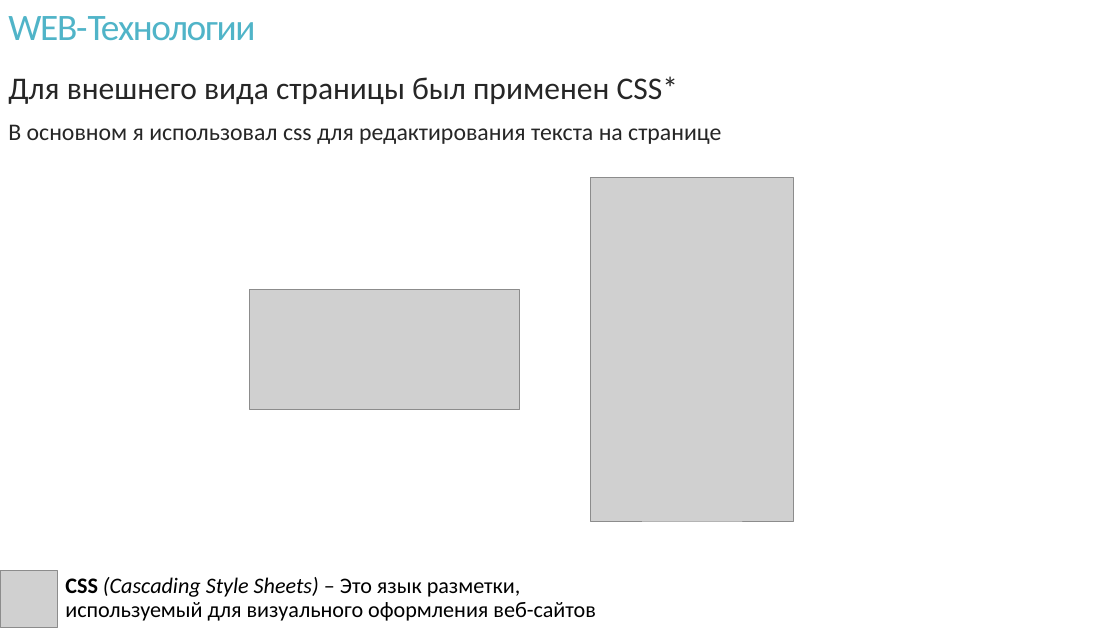
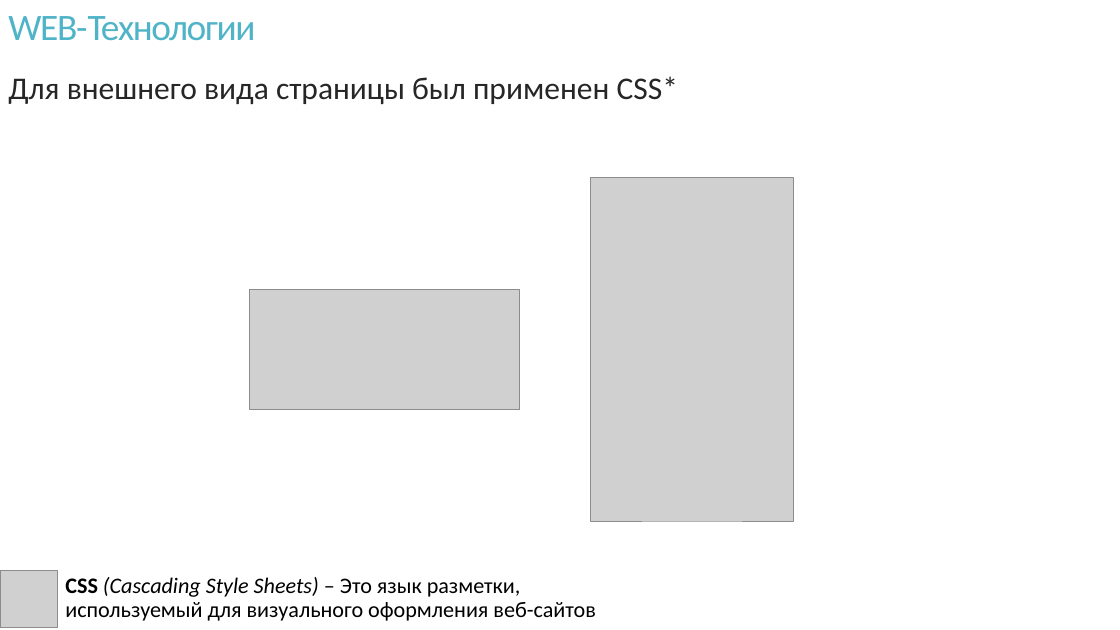
Before and after one commit to VladPetrov3/School_Project_EGE, a slide deck: slide 9 of Организация проекта/Теория игр.pptx (slide 18 before the commit). Drawn at 1120x630 pixels with LibreOffice and Linux fonts; fonts in the diff are those of the drawing; grey boxes stand for pictures. Boxes give left, top, right and bottom in pixels: in the first picture for what was removed or moved away, otherwise in the second. Text is boxed around its words. In the diff, an @@ line names an element or a change of style, - is before the commit and + after.

```diff
--- a/Организация проекта/Теория игр.pptx
+++ b/Организация проекта/Теория игр.pptx
@@ text removed at [8,124,721,144] @@
-В основном я использовал css для редактирования текста на странице
```
Also in this commit, not shown: 6 other slides changed, 4 slides added, 5 slides removed, 3 other files.
